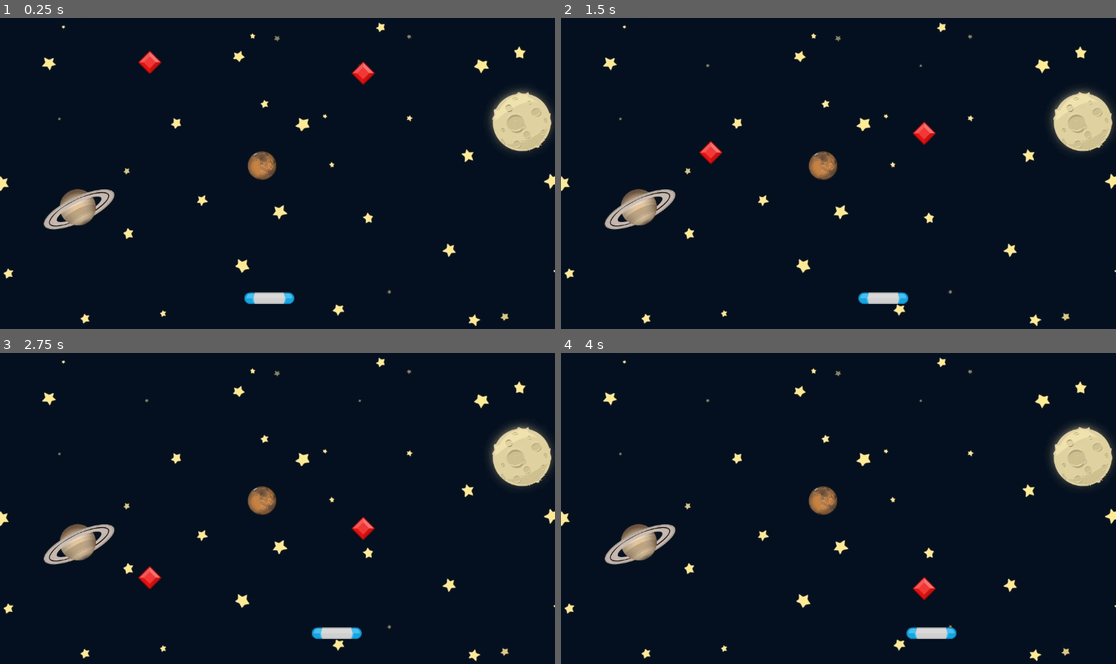
Above: before the commit, frames 1-4 (two rows, left to right).
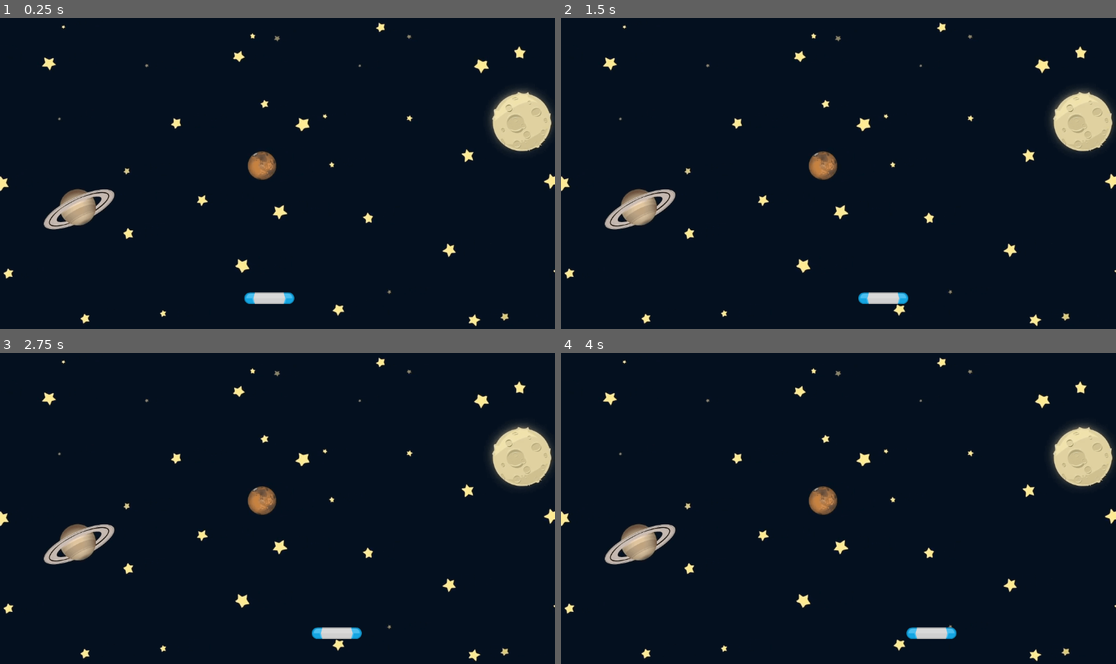
Above: after the commit, the same moments.

Repository: Apasin-josc/gdDOJO
Game: Godot game, scene res://scenes/game.tscn
Two runs of this game, one before a commit and one after it. Both use one fixed random seed, a clock stepped at 60 frames per second and the inputs below.
Inputs:
- Up to frame 1 (0.25 s): no input
- Up to frame 2 (1.5 s): hold D (right) 0.53-1.28 s; hold A (left) from 1.28 s (still down)
- Up to frame 3 (2.75 s): release A (left) at 2.03 s; hold D (right) from 2.03 s (still down)
- Up to frame 4 (4 s): release D (right) at 3.53 s; hold A (left) from 3.53 s (still down)

The runs differ from the first frame. In frame 1, 0.4% of the frame differs, in the area x 24-68%, y 10-22%; in frame 2, 0.3%; in frame 3, 0.4%; in frame 4, 0.2%.

Commit message:
adding to the project signals, learning how to spawn gems, randomly

Diff:
--- /dev/null
+++ b/Gem-Catcher/scenes/game.gd
@@ -0,0 +1,16 @@
+extends Node2D
+
+
+# Called when the node enters the scene tree for the first time.
+func _ready():
+	pass # Replace with function body.
+
+
+# Called every frame. 'delta' is the elapsed time since the previous frame.
+func _process(delta):
+	pass
+
+
+
+func _on_timer_timeout():
+	print("on_timer_timeout")
--- a/Gem-Catcher/scenes/game.tscn
+++ b/Gem-Catcher/scenes/game.tscn
@@ -1,10 +1,11 @@
 [gd_scene load_steps=4 format=3 uid="uid://bvgo02utaohk5"]
 
 [ext_resource type="Texture2D" uid="uid://biltfrqmulbbg" path="res://assets/GameBg.png" id="1_4pqnf"]
+[ext_resource type="Script" path="res://scenes/game.gd" id="1_6y8b4"]
 [ext_resource type="PackedScene" uid="uid://d75sxan83xmv" path="res://scenes/paddle.tscn" id="2_qyg3k"]
-[ext_resource type="PackedScene" uid="uid://dmybldnx3endo" path="res://scenes/gem.tscn" id="3_h46ki"]
 
 [node name="Game" type="Node2D"]
+script = ExtResource("1_6y8b4")
 
 [node name="Sprite2D" type="Sprite2D" parent="."]
 position = Vector2(581, 314)
@@ -14,9 +15,8 @@
 [node name="Paddle" parent="." instance=ExtResource("2_qyg3k")]
 position = Vector2(559, 584)
 
-[node name="Gem" parent="." instance=ExtResource("3_h46ki")]
-position = Vector2(754, 91)
+[node name="Timer" type="Timer" parent="."]
+wait_time = 2.0
+autostart = true
 
-[node name="Gem2" parent="." instance=ExtResource("3_h46ki")]
-position = Vector2(311, 56)
-speed = 150.0
+[connection signal="timeout" from="Timer" to="." method="_on_timer_timeout"]
--- a/Gem-Catcher/scenes/gem.gd
+++ b/Gem-Catcher/scenes/gem.gd
@@ -1,5 +1,6 @@
 extends Area2D
 
+signal on_gem_off_screen
 
 @export var speed: float = 100.0
 
@@ -15,5 +16,6 @@
 
 	#as soon as the gem gets to the bottom of the viewport DISSAPPEAR
 	if position.y > get_viewport_rect().size.y:
+		on_gem_off_screen.emit()
 		set_process(false)
 		queue_free()
--- a/Gem-Catcher/scenes/paddle.gd
+++ b/Gem-Catcher/scenes/paddle.gd
@@ -17,3 +17,7 @@
 		#position.x += speed * delta
 	if Input.is_action_pressed("right"):    #left + right = 0
 		position.x += speed * delta
+
+
+func _on_gem_area_entered(area):
+	print(area)
--- a/Gem-Catcher/scenes/paddle.tscn
+++ b/Gem-Catcher/scenes/paddle.tscn
@@ -15,3 +15,5 @@
 [node name="CollisionShape2D" type="CollisionShape2D" parent="."]
 rotation = 1.5708
 shape = SubResource("CapsuleShape2D_33xir")
+
+[connection signal="area_entered" from="." to="." method="_on_gem_area_entered"]
